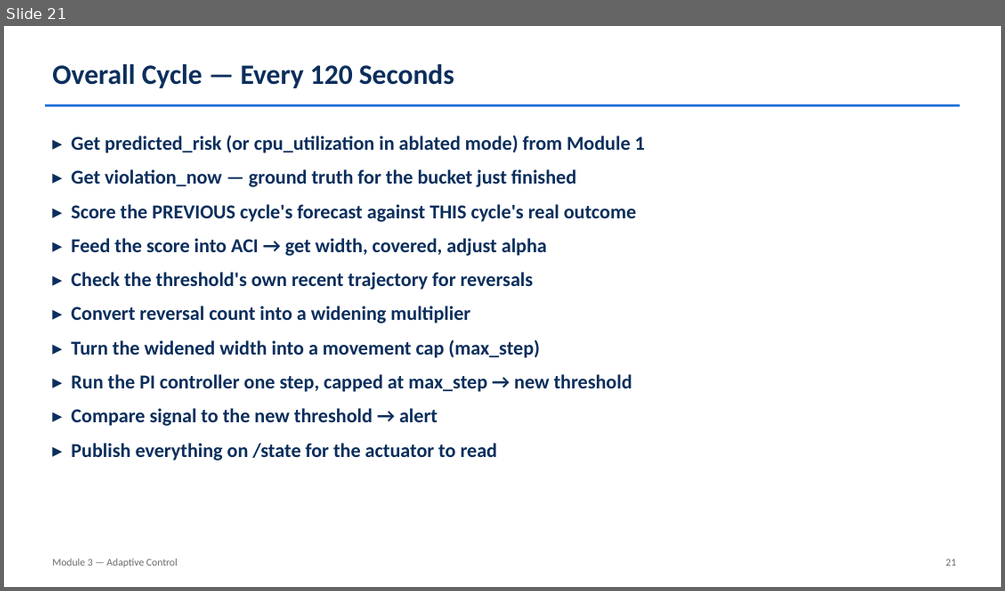
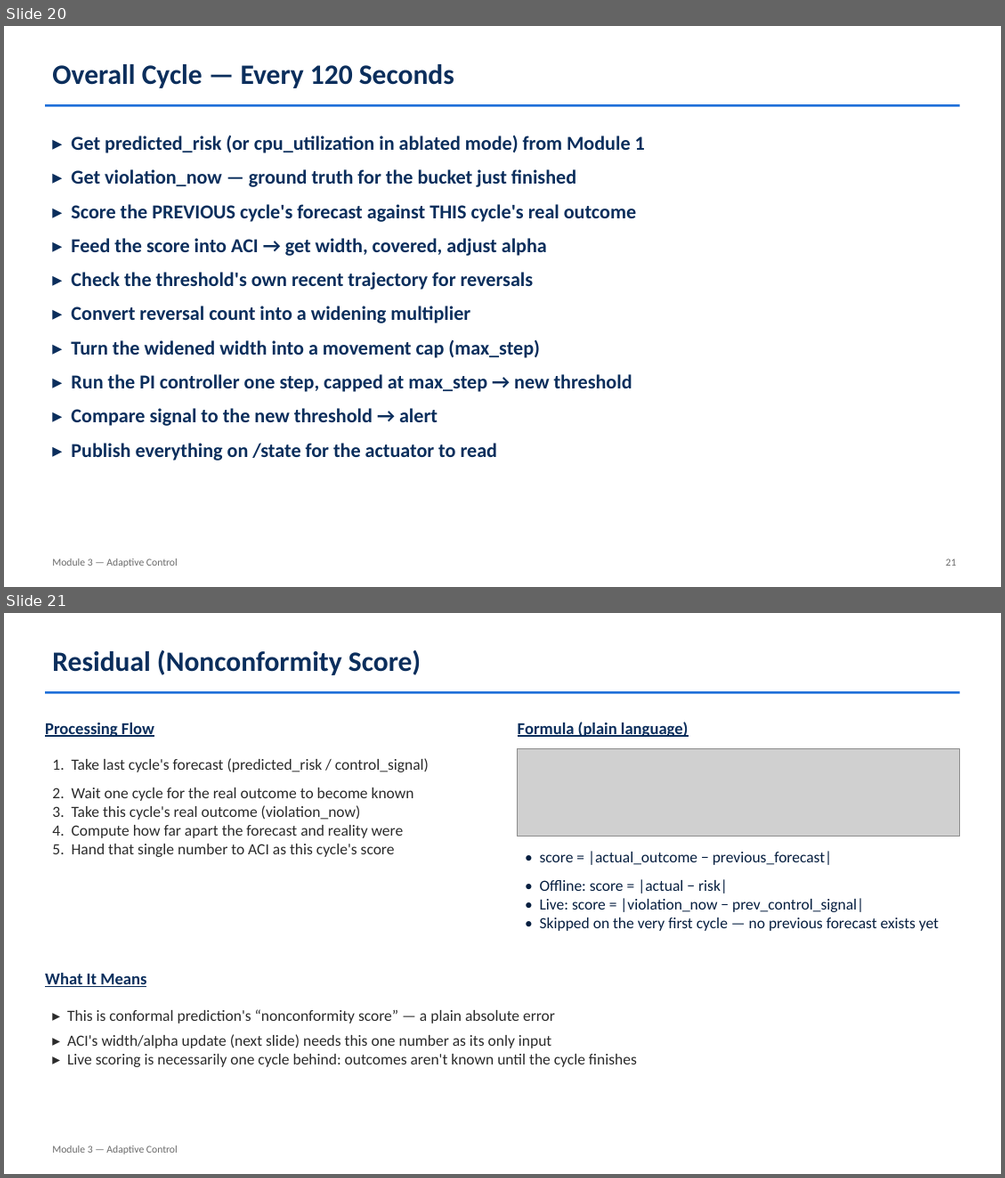
Before and after one commit to HarithaRandunu/Final_Year_Project_2026, a slide deck: docs/Module3_Actuator_Slides.pptx. Shown one above the other, each under a label of ours: slide 21 before the commit, slides 20 and 21 after it. The pictures are 1005x591 and 1005x1178 pixels, drawn with LibreOffice and Linux fonts; fonts in the diff are those of the drawing; grey boxes stand for pictures. Boxes give left, top, right and bottom in pixels: in the first picture for what was removed or moved away, otherwise in the second. Text is boxed around its words. In the diff, an @@ line names an element or a change of style, - is before the commit and + after.

Commit message:
Refactor and enhance live cluster components
- Updated CPU utilization handling in Module 1 and Module 3 to use 0-1 fractions instead of 0-100 percentages, improving model accuracy.
- Introduced a demo load generator script to better tune load testing parameters without affecting existing ablation trials.
- Increased PROBES_PER_BUCKET from 8 to 24 in Module 1 to enhance data granularity.
- Adjusted resource limits in teastore.yaml to prevent OOMKilled errors during high load scenarios, raising memory limits to 4608Mi.
- Improved documentation in the web application, clarifying the roles and interactions of the actuator and modules.
- Added detailed explanations in the data pipeline page to enhance understanding of the feature engineering process.
- Updated architecture diagram to accurately represent the interaction between Kubernetes and Module 2, emphasizing the priority scoring mechanism.

```diff
--- a/docs/Module3_Actuator_Slides.pptx
+++ b/docs/Module3_Actuator_Slides.pptx
@@ slide 21 added at (4,613,1001,1174), background #FFFFFF @@
@@ text added at (52,650,421,675), 27 pt, text #0B2E5C, bold @@
+Residual (Nonconformity Score)
@@ rectangle added at (45,691,960,694), fill #1E6FD9 @@
@@ text added at (45,722,154,737), 16 pt, text #0B2E5C, bold, underline @@
+Processing Flow
@@ text added at (518,722,688,737), 16 pt, text #0B2E5C, bold, underline @@
+Formula (plain language)
@@ text added at (52,758,429,857), 15 pt, text #2B2B2B @@
+1. Take last cycle's forecast (predicted_risk / control_signal)
+2. Wait one cycle for the real outcome to become known
+3. Take this cycle's real outcome (violation_now)
+4. Compute how far apart the forecast and reality were
+5. Hand that single number to ACI as this cycle's score
@@ picture added at (518,749,961,836) @@
@@ text added at (540,851,938,931), 15 pt, text #071F40 @@
+• score = |actual_outcome − previous_forecast|
+• Offline: score = |actual − risk|
+• Live: score = |violation_now − prev_control_signal|
+• Skipped on the very first cycle — no previous forecast exists yet
@@ text added at (45,973,146,987), 16 pt, text #0B2E5C, bold, underline @@
+What It Means
@@ text added at (67,1009,637,1067), 15 pt, text #2B2B2B @@
+▸ This is conformal prediction's “nonconformity score” — a plain absolute error
+▸ ACI's width/alpha update (next slide) needs this one number as its only input
+▸ Live scoring is necessarily one cycle behind: outcomes aren't known until the cycle finishes
@@ text added at (52,1145,178,1154), 10 pt, text #6B6B6B @@
+Module 3 — Adaptive Control
@@ what was slide 21 is now slide 20 @@
```
Also in this commit, not shown: 12 slides changed, 3 other slides added, 1 slide removed, 12 other files.
